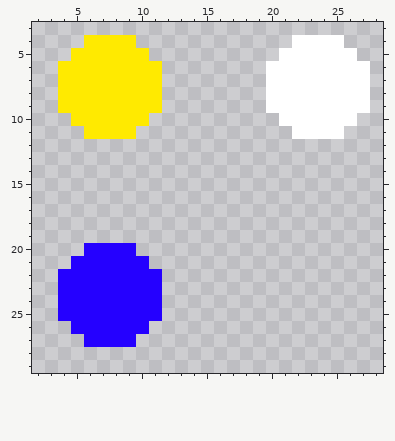
Two versions of one pixel-art sprite, Assets/Sprites/Pick-Ups/Power Pellet.png. Above, as it was before the edit.
The file is 256x256 pixels, drawn in blocks of 8x8; one block is one cell here. Shown: x 2..28, y 3..29.
The same view after the edit:
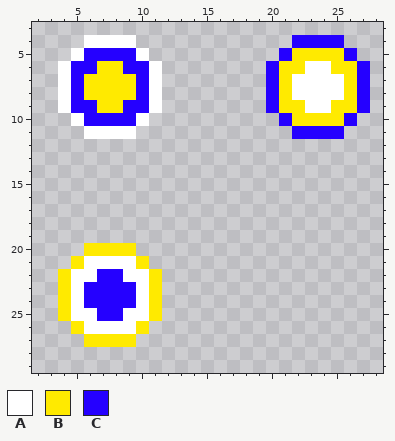
Palette (. is transparent): A #ffffff  B #ffea00  C #2500ff
From the commit log: created many new animations and updated pellet sprites
The edit:
Changed rows in their new state; - is an unchanged pixel.
first column x 4:
 4 --AAAA------------CCCC--
 5 -ACCCCA----------CBBBBC-
 6 ACC--CCA--------CBB--BBC
 7 AC----CA--------CB----BC
 8 AC----CA--------CB----BC
 9 ACC--CCA--------CBB--BBC
10 -ACCCCA----------CBBBBC-
11 --AAAA------------CCCC--
first column x 4:
20 --BBBB--
21 -BAAAAB-
22 BAA--AAB
23 BA----AB
24 BA----AB
25 BAA--AAB
26 -BAAAAB-
27 --BBBB--
Changed places in both pictures, as pixel boxes (x1, y1, x2, y2):
changed: (58, 35, 162, 139)
changed: (266, 35, 370, 139)
changed: (58, 243, 162, 347)
